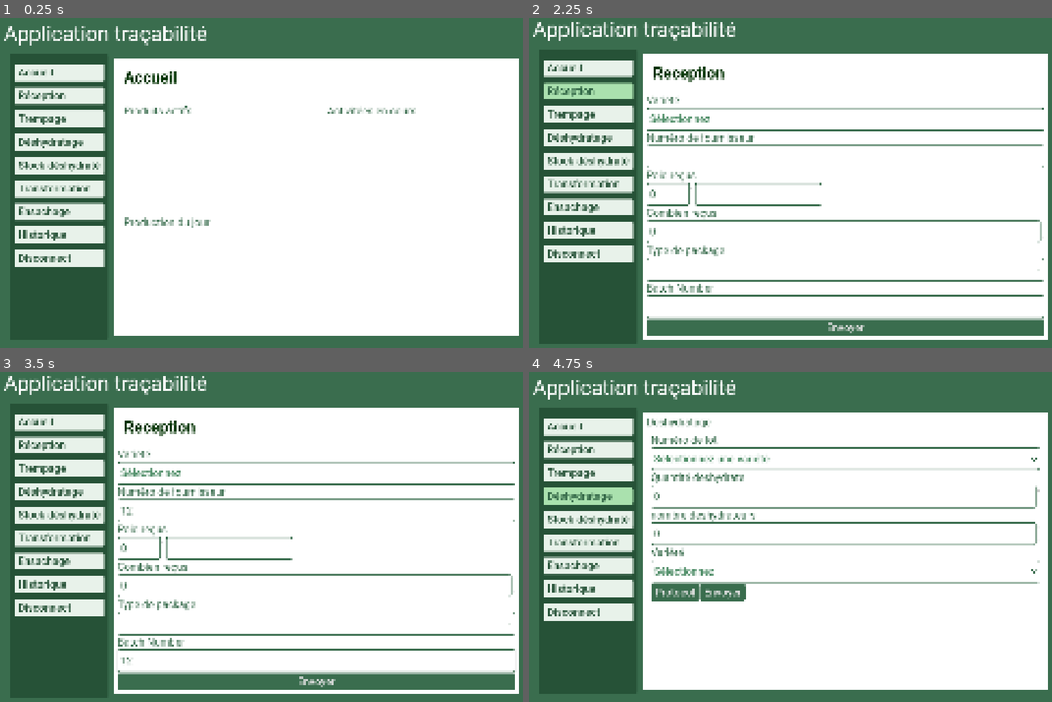
Above: before the commit, frames 1-4 (two rows, left to right).
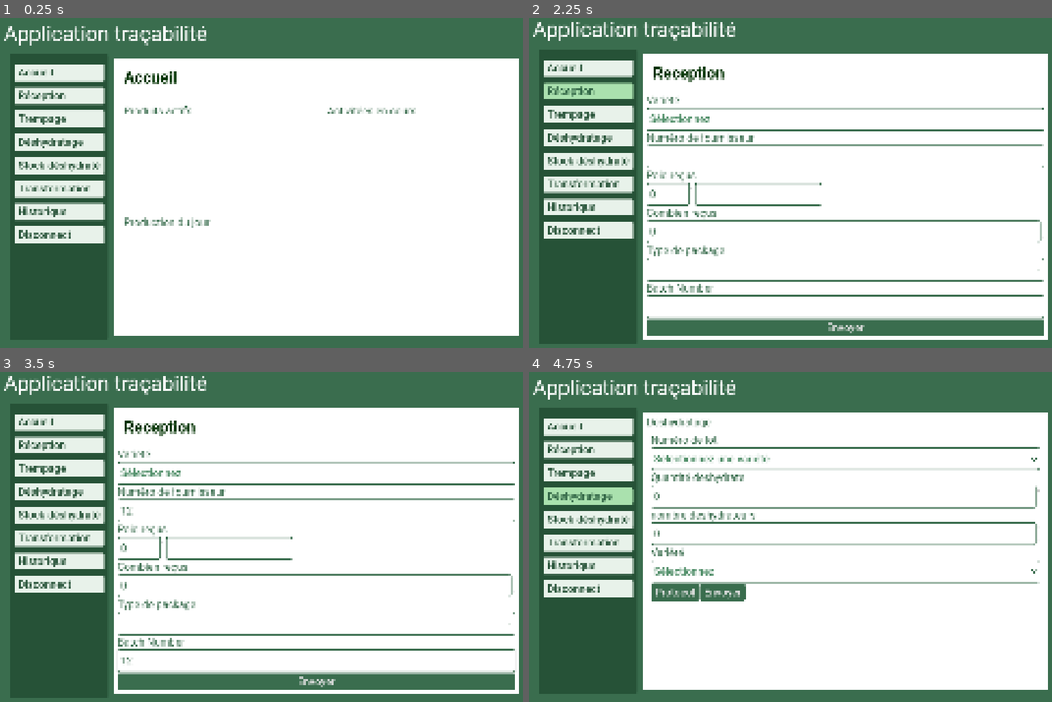
Above: after the commit, the same moments.

Repository: Animo105/tout-cru-dans-le-bec
Game: Godot game, scene res://main_app/main.tscn
The game is run twice, just before and just after one commit, with the same random seed, the same clock (stepped at 60 frames per second) and the same inputs. This scene is started directly instead of the project's main scene.
Inputs (mouse positions are in pixels of both pictures, inside the frame that each line leads up to):
- Up to frame 1 (0.25 s): no input
- Up to frame 2 (2.25 s): click (586, 212) at 0.5 s, where only the run before the commit has a clickable "Ensachage"; click "Accueil" at 1.25 s; click "Réception" at 2 s
- Up to frame 3 (3.5 s): click (319, 510) at 2.77 s; type "12" at 2.85 s; click (319, 662) at 3 s; type "12" at 3.08 s
- Up to frame 4 (4.75 s): click "Trempage" at 3.5 s; click "Déshydratage" at 4.25 s

The runs differ from the first frame. In frame 1, 1.2% of the frame differs, in the area x 2-21%, y 57-76%; in frame 2, 1.2%; in frame 3, 1.2%; in frame 4, 1.2%.

Commit message:
usersAdminCreation
whatever

Diff:
--- a/main_app/main.tscn
+++ b/main_app/main.tscn
@@ -98,12 +98,6 @@
 "
 alignment = 0
 
-[node name="Ensachage" type="Button" parent="VBoxContainer/MarginContainer/HBoxContainer/NavBarContainer/MarginContainer/VBoxContainer" unique_id=1917313536]
-layout_mode = 2
-text = "Ensachage
-"
-alignment = 0
-
 [node name="Historique" type="Button" parent="VBoxContainer/MarginContainer/HBoxContainer/NavBarContainer/MarginContainer/VBoxContainer" unique_id=1281685113]
 layout_mode = 2
 text = "Historique
@@ -164,7 +158,6 @@
 [connection signal="pressed" from="VBoxContainer/MarginContainer/HBoxContainer/NavBarContainer/MarginContainer/VBoxContainer/Deshydratage" to="." method="_on_deshydratage_pressed"]
 [connection signal="pressed" from="VBoxContainer/MarginContainer/HBoxContainer/NavBarContainer/MarginContainer/VBoxContainer/Stock deshydrate" to="." method="_on_stock_deshydrate_pressed"]
 [connection signal="pressed" from="VBoxContainer/MarginContainer/HBoxContainer/NavBarContainer/MarginContainer/VBoxContainer/transformation" to="." method="_on_transformation_pressed"]
-[connection signal="pressed" from="VBoxContainer/MarginContainer/HBoxContainer/NavBarContainer/MarginContainer/VBoxContainer/Ensachage" to="." method="_on_ensachage_pressed"]
 [connection signal="pressed" from="VBoxContainer/MarginContainer/HBoxContainer/NavBarContainer/MarginContainer/VBoxContainer/Historique" to="." method="_on_historique_pressed"]
 [connection signal="pressed" from="VBoxContainer/MarginContainer/HBoxContainer/NavBarContainer/MarginContainer/VBoxContainer/AdminButton" to="." method="_on_admin_button_pressed"]
 [connection signal="pressed" from="VBoxContainer/MarginContainer/HBoxContainer/NavBarContainer/MarginContainer/VBoxContainer/Deconexion" to="." method="_on_deconexion_pressed"]
--- a/scenes/admin_panel/admin_scenes/user_panel.tscn
+++ b/scenes/admin_panel/admin_scenes/user_panel.tscn
@@ -2,6 +2,7 @@
 
 [ext_resource type="Theme" uid="uid://baf6xmff37gsi" path="res://assets/themes/dark_theme.tres" id="1_06gjd"]
 [ext_resource type="Script" uid="uid://c5gd8h52aglb3" path="res://scenes/admin_panel/admin_scenes/user_panel.gd" id="1_wawl8"]
+[ext_resource type="PackedScene" uid="uid://b77nghwkq1twn" path="res://scenes/admin_panel/admin_scenes/user_sub_scene.tscn" id="3_vpl4p"]
 
 [sub_resource type="StyleBoxFlat" id="StyleBoxFlat_06gjd"]
 bg_color = Color(0, 0, 0, 0.47843137)
@@ -122,9 +123,24 @@
 layout_mode = 2
 theme_override_constants/separation = 30
 
-[node name="Label" type="Label" parent="FormatList" unique_id=1889726738]
+[node name="UtilisateurLabel" type="Label" parent="FormatList" unique_id=1889726738]
 layout_mode = 2
 text = "Utilisateurs"
+
+[node name="HBoxContainer2" type="HBoxContainer" parent="FormatList" unique_id=1811879408]
+layout_mode = 2
+
+[node name="UsernameLabel" type="Label" parent="FormatList/HBoxContainer2" unique_id=1454807573]
+layout_mode = 2
+text = "Username:"
+
+[node name="PermissionsLabel" type="Label" parent="FormatList/HBoxContainer2" unique_id=1107482727]
+layout_mode = 2
+size_flags_horizontal = 3
+text = "Permissions:"
+
+[node name="UserSubScene" parent="FormatList" unique_id=682151104 instance=ExtResource("3_vpl4p")]
+layout_mode = 2
 
 [connection signal="pressed" from="PopUpUser/CenterContainer/PanelContainer/MarginContainer/VBoxContainer/HBoxContainer/Confirmer" to="." method="_on_confirmer_pressed"]
 [connection signal="pressed" from="PopUpUser/CenterContainer/PanelContainer/MarginContainer/VBoxContainer/HBoxContainer/Annuler" to="." method="_on_annuler_pressed"]
--- /dev/null
+++ b/scenes/admin_panel/admin_scenes/user_sub_scene.gd
@@ -0,0 +1,6 @@
+extends PanelContainer
+
+
+# Called when the node enters the scene tree for the first time.
+func _ready() -> void:
+	pass # Replace with function body.
--- /dev/null
+++ b/scenes/admin_panel/admin_scenes/user_sub_scene.tscn
@@ -0,0 +1,37 @@
+[gd_scene format=3 uid="uid://b77nghwkq1twn"]
+
+[ext_resource type="Script" uid="uid://db7d6etbow6il" path="res://scenes/admin_panel/admin_scenes/user_sub_scene.gd" id="1_1u1gs"]
+
+[node name="UserSubScene" type="PanelContainer" unique_id=682151104]
+anchors_preset = 10
+anchor_right = 1.0
+offset_bottom = 120.0
+grow_horizontal = 2
+script = ExtResource("1_1u1gs")
+
+[node name="VBoxContainer" type="HBoxContainer" parent="." unique_id=589129400]
+layout_mode = 2
+
+[node name="UserName" type="Label" parent="VBoxContainer" unique_id=1240843172]
+layout_mode = 2
+size_flags_horizontal = 3
+size_flags_vertical = 0
+text = "Not Set"
+
+[node name="Permissions" type="Label" parent="VBoxContainer" unique_id=1070612309]
+layout_mode = 2
+size_flags_horizontal = 3
+size_flags_vertical = 0
+text = "Not Set"
+
+[node name="Modifier" type="Button" parent="VBoxContainer" unique_id=684547077]
+layout_mode = 2
+size_flags_horizontal = 8
+size_flags_vertical = 0
+text = "Modifier"
+
+[node name="Supprimer" type="Button" parent="VBoxContainer" unique_id=1732735763]
+layout_mode = 2
+size_flags_horizontal = 8
+size_flags_vertical = 0
+text = "Supprimer"
Not shown, added: scenes/admin_panel/admin_scenes/user_sub_scene.gd.uid
